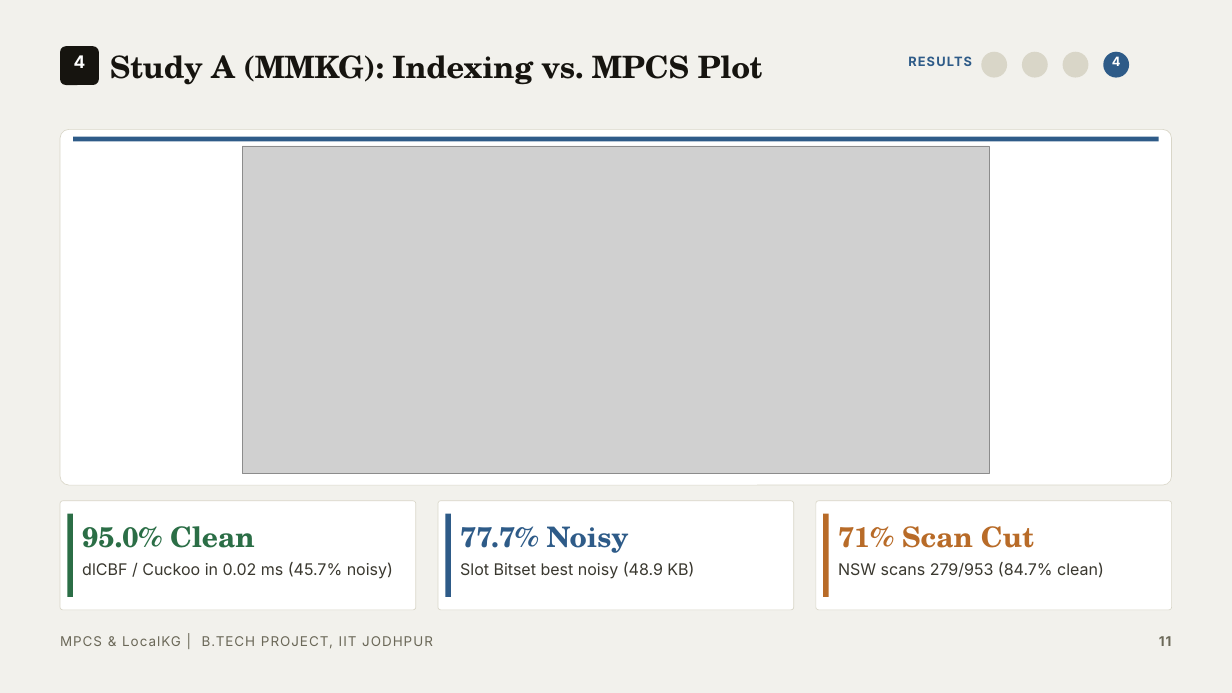
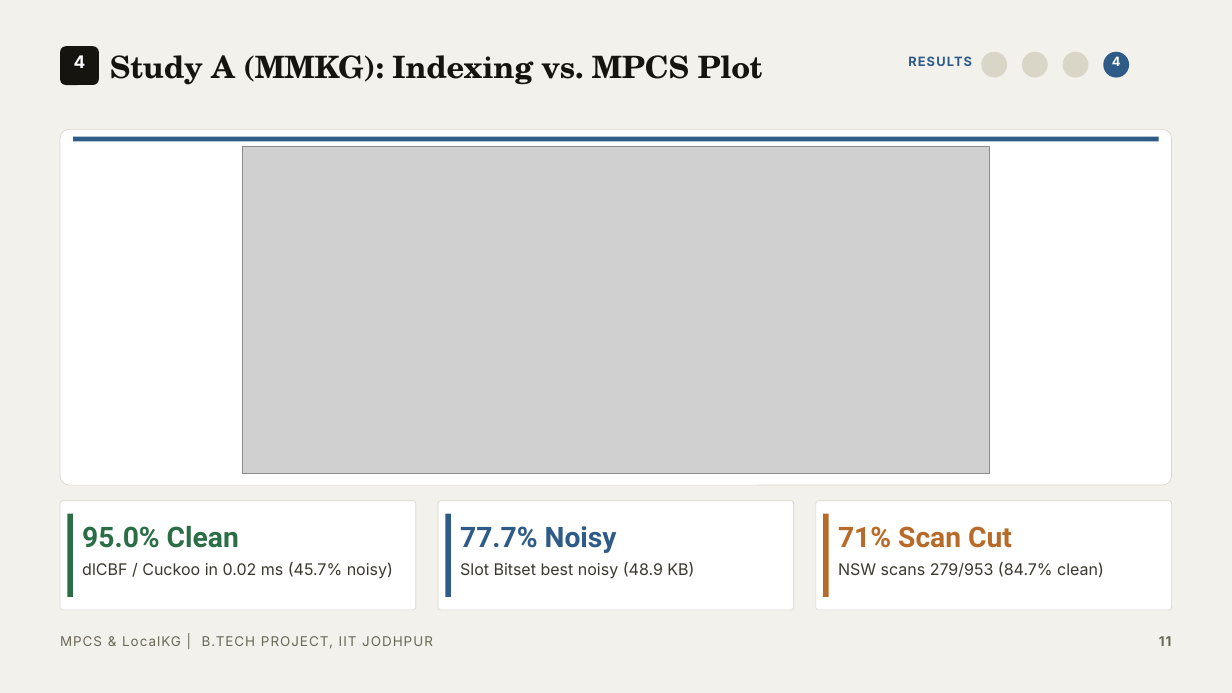
Before and after one commit to AurindumBanerjee/MPCS, a slide deck: slide 15 of report/PPT/BTP_PPT_Clean.pptx (slide 11 before the commit). Drawn at 1232x693 pixels with LibreOffice and Linux fonts; fonts in the diff are those of the drawing; grey boxes stand for pictures. Boxes give left, top, right and bottom in pixels: in the first picture for what was removed or moved away, otherwise in the second. Text is boxed around its words. In the diff, an @@ line names an element or a change of style, - is before the commit and + after.

```diff
--- a/report/PPT/BTP_PPT_Clean.pptx
+++ b/report/PPT/BTP_PPT_Clean.pptx
@@ text at bbox=[82, 526, 239, 548]: font TeX Gyre Schola to Roboto in "95.0% Clean" @@
@@ text at bbox=[460, 526, 617, 553]: font TeX Gyre Schola to Roboto in "77.7% Noisy" @@
@@ text at bbox=[838, 526, 1012, 548]: font TeX Gyre Schola to Roboto in "71% Scan Cut" @@
```
Also in this commit, not shown: 8 other slides changed, 1 slide added, 1 other file.
